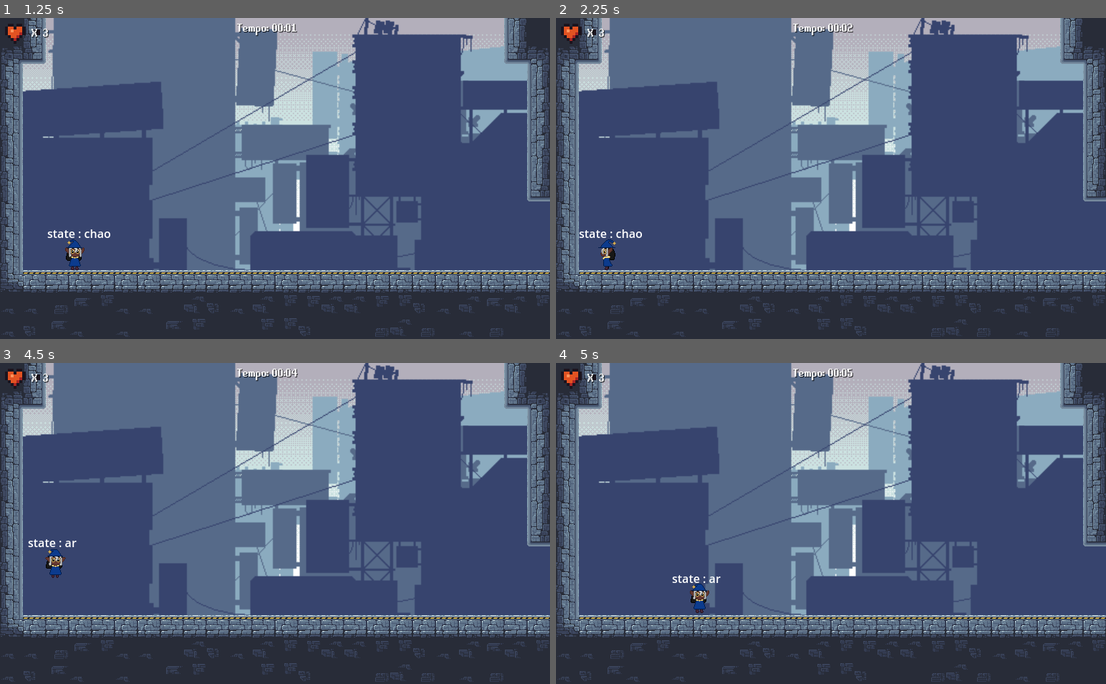
Above: before the commit, frames 1-4 (two rows, left to right).
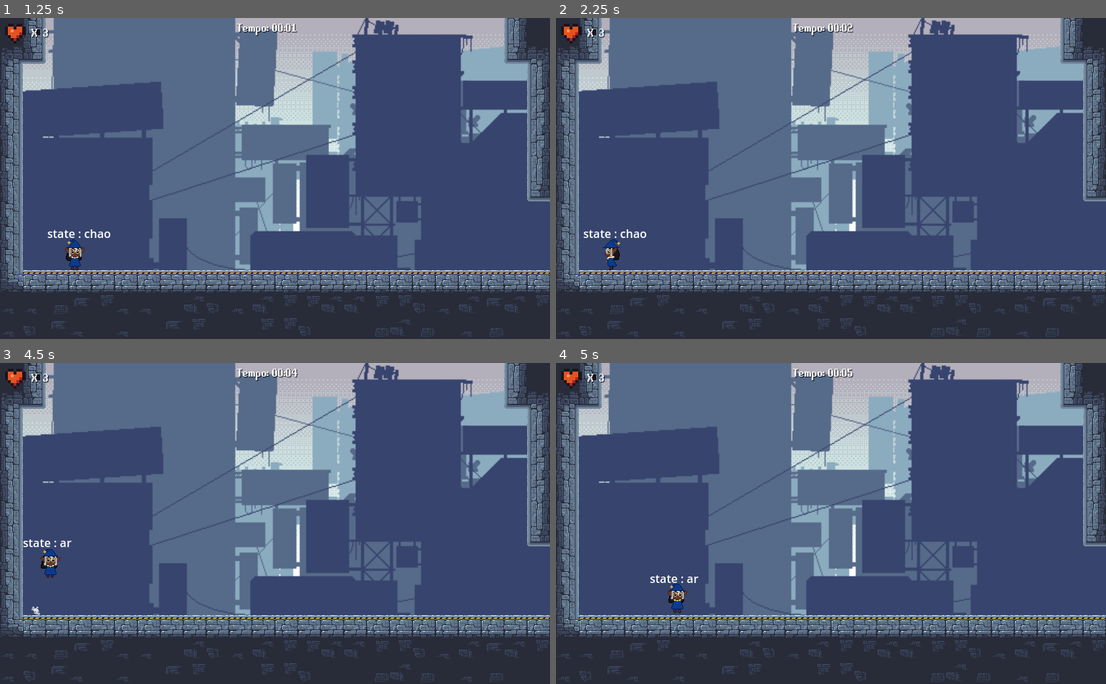
Above: after the commit, the same moments.

Repository: Eduardo-Pyment/Alquimista_dos_Sonhos-A_ultima_semente
Game: Godot game, scene res://Fases/fase_1.tscn
The game is run twice, just before and just after one commit, with the same random seed, the same clock (stepped at 60 frames per second) and the same inputs. This scene is started directly instead of the project's main scene.
Inputs:
- Up to frame 1 (1.25 s): tap Enter (ui_accept) at 0.5 s; hold Up (ui_up) from 0.53 s (still down); hold Enter (ui_accept) from 0.53 s (still down)
- Up to frame 2 (2.25 s): release Enter (ui_accept) at 1.28 s; tap Enter (ui_accept) at 1.35, 1.52, 1.82 s; release Up (ui_up) at 2.03 s; hold Left (ui_left) from 2.03 s (still down); hold Enter (ui_accept) from 2.03 s (still down)
- Up to frame 3 (4.5 s): release Enter (ui_accept) at 2.78 s; tap Enter (ui_accept) at 2.85, 3.02, 3.32, 4.35 s; hold Enter (ui_accept) 3.53-4.28 s; release Left (ui_left) at 4.28 s; hold Right (ui_right) from 4.28 s (still down)
- Up to frame 4 (5 s): keep holding Right (ui_right); tap Enter (ui_accept) at 4.52, 4.82 s

Frame 1 is identical in both runs. In frame 2, 0.4% of the frame differs, in the area x 4-17%, y 65-79%; in frame 3, 0.4%; in frame 4, 0.6%, in the area x 17-30%, y 66-78%.

Commit message:
Partículas do player reajustadas

Diff:
--- a/Fases/fase_1.tscn
+++ b/Fases/fase_1.tscn
@@ -915,6 +915,7 @@
 position = Vector2(105, 79)
 collision_layer = 2
 collision_mask = 6
+VelocidadeHorizontal = 200
 
 [node name="Zona_fogo_maquina" type="Area2D" parent="."]
 position = Vector2(2064, 416)
--- a/Scenes/player.tscn
+++ b/Scenes/player.tscn
@@ -1,8 +1,9 @@
-[gd_scene load_steps=34 format=3 uid="uid://dc2epskdddoys"]
+[gd_scene load_steps=33 format=3 uid="uid://dc2epskdddoys"]
 
 [ext_resource type="Script" path="res://Assets/Textures/Animation/Player/Player.gd" id="1_rgexs"]
 [ext_resource type="Texture2D" uid="uid://dwa3l6x5iu3m8" path="res://Assets/Textures/Animation/Player/Player/run cycle 48x48-Sheet.png" id="2_678ga"]
 [ext_resource type="Texture2D" uid="uid://cx0yemkweo2x2" path="res://Assets/Textures/Animation/Player/Player/player jump 48x48-Sheet.png" id="2_p76fa"]
+[ext_resource type="Texture2D" uid="uid://calqysadsoiuy" path="res://Assets/Textures/Itens/fumaca/fumaca_4x4.png" id="2_rehiw"]
 [ext_resource type="Texture2D" uid="uid://cikaq53wswlqr" path="res://Assets/Textures/Animation/Player/Player/Character Idle 48x48-Sheet.png" id="3_2smu8"]
 [ext_resource type="Script" path="res://Scripts/MainCamera.gd" id="3_y1qcw"]
 [ext_resource type="Texture2D" uid="uid://cejt5uf6ksmhm" path="res://Assets/Textures/Animation/Player/Player/player land 48x48-Sheet.png" id="5_lgmqn"]
@@ -12,19 +13,8 @@
 [ext_resource type="Script" path="res://Scripts/pousando_state.gd" id="8_obwfg"]
 [ext_resource type="Script" path="res://Scripts/TEMP.gd" id="11_rn3fs"]
 
-[sub_resource type="CanvasItemMaterial" id="CanvasItemMaterial_fhx3o"]
-particles_animation = true
-particles_anim_h_frames = 1
-particles_anim_v_frames = 1
-particles_anim_loop = false
-
 [sub_resource type="Gradient" id="Gradient_jycna"]
 colors = PackedColorArray(1, 1, 1, 1, 1, 1, 1, 0)
-
-[sub_resource type="Curve" id="Curve_xtg0w"]
-max_value = 200.0
-_data = [Vector2(0, 0), 0.0, 177.506, 0, 0, Vector2(0.586902, 77.6507), 121.129, 121.129, 0, 0, Vector2(1, 200), 616.656, 0.0, 0, 0]
-point_count = 3
 
 [sub_resource type="CapsuleShape2D" id="CapsuleShape2D_qwji5"]
 height = 42.0
@@ -270,28 +260,24 @@
 
 [node name="CPUParticles2D" type="CPUParticles2D" parent="."]
 z_index = 1
-material = SubResource("CanvasItemMaterial_fhx3o")
-position = Vector2(-1, 23)
-rotation = -3.14159
+texture_filter = 1
+position = Vector2(0, 23)
 emitting = false
-amount = 20
-lifetime = 0.5
+amount = 30
+lifetime = 0.3
 one_shot = true
-speed_scale = 2.0
-explosiveness = 0.7
-lifetime_randomness = 0.35
-emission_shape = 3
-emission_rect_extents = Vector2(5, 1)
-spread = 29.27
-gravity = Vector2(0, -25.265)
-initial_velocity_min = 38.83
-initial_velocity_max = 38.83
-angle_min = 24.1
-angle_max = 80.0
-scale_amount_min = 3.0
-scale_amount_max = 3.0
+explosiveness = 1.0
+fixed_fps = 30
+texture = ExtResource("2_rehiw")
+emission_shape = 1
+emission_sphere_radius = 5.0
+direction = Vector2(0, 1)
+spread = 80.0
+gravity = Vector2(0, 0)
+initial_velocity_min = 10.0
+initial_velocity_max = 20.0
+scale_amount_min = 0.4
 color_ramp = SubResource("Gradient_jycna")
-anim_speed_curve = SubResource("Curve_xtg0w")
 
 [node name="CollisionShape2D" type="CollisionShape2D" parent="."]
 position = Vector2(-1, 2)
--- a/Scripts/chao_state.gd
+++ b/Scripts/chao_state.gd
@@ -35,5 +35,5 @@
 	playback.travel("Pulo")
 	PuloDisponivel = false
 	particulas.emitting = true
-	particulas.position.y = Player.position.y + 10
+	#particulas.position.y = Player.position.y + 10
 	print("debug particulas",particulas.emitting)
